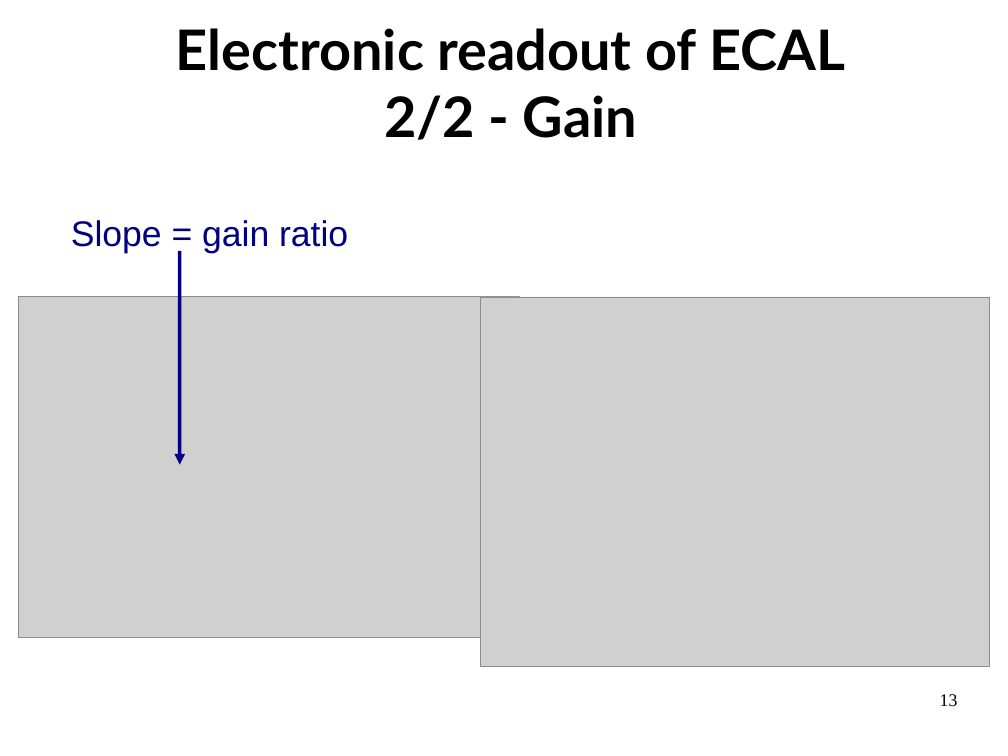
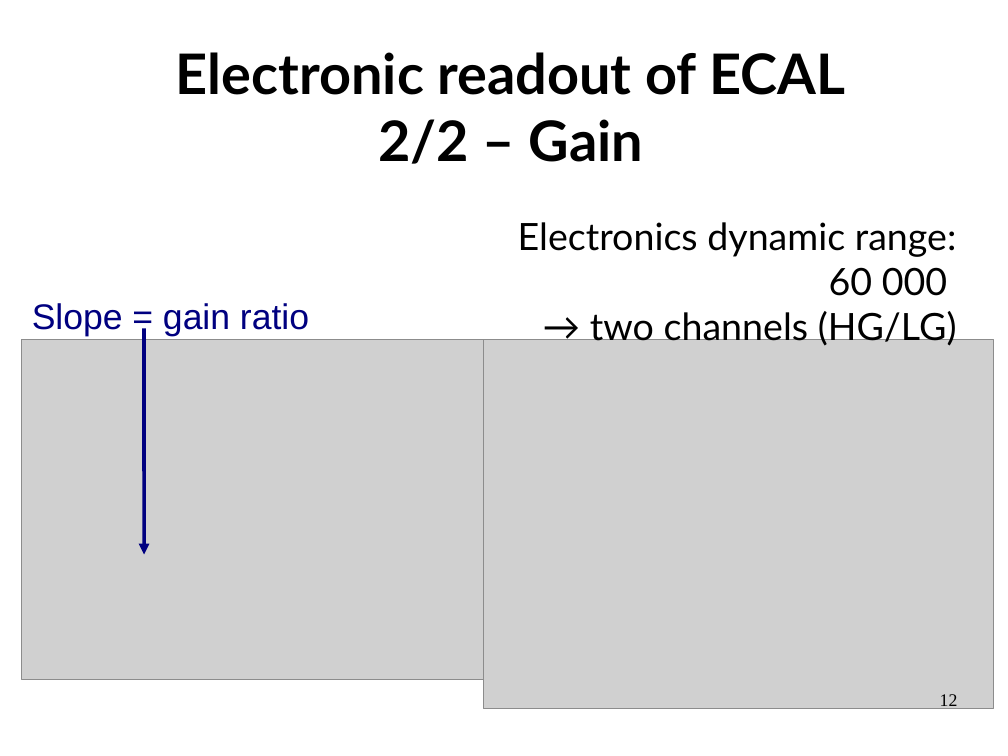
Before and after one commit to LBasara/LBasara.github.io, a slide deck: slide 12 of Defense.odp (slide 13 before the commit). Drawn at 1008x756 pixels with LibreOffice and Linux fonts; fonts in the diff are those of the drawing; grey boxes stand for pictures. Boxes give left, top, right and bottom in pixels: in the first picture for what was removed or moved away, otherwise in the second. Text is boxed around its words. In the diff, an @@ line names an element or a change of style, - is before the commit and + after.

```diff
--- a/Defense.odp
+++ b/Defense.odp
@@ title at bbox=[176, 52, 845, 164]: text changed @@
-Electronic readout of ECAL
-2/2 - Gain
+Electronic readout of ECAL
+2/2 – Gain
@@ text added at bbox=[518, 222, 957, 348], 29.6 pt, text #000000 @@
+Electronics dynamic range: 60 000
+→ two channels (HG/LG)
@@ text "Slope = gain ratio": place and size @@
-text "Slope = gain ratio" at bbox=[71, 220, 348, 254]
+text "Slope = gain ratio" at bbox=[32, 303, 309, 337]
@@ arrow moved from (179, 251) - (179, 465) to (145, 328) - (145, 554) @@
@@ picture: place and size @@
-picture at bbox=[18, 297, 520, 638]
+picture at bbox=[22, 339, 523, 680]
@@ picture: place and size @@
-picture at bbox=[480, 297, 991, 667]
+picture at bbox=[484, 339, 994, 709]
@@ page number at bbox=[940, 694, 958, 711]: text changed @@
-13
+12
```
Also in this commit, not shown: 14 other slides changed, 4 slides added, 4 slides removed, 43 other files.
